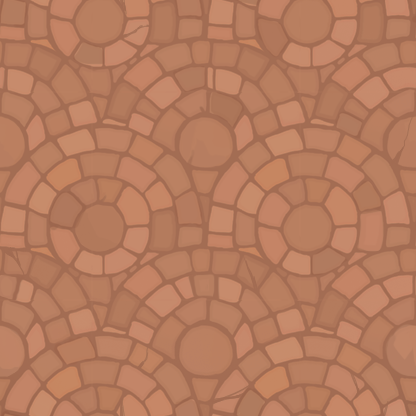
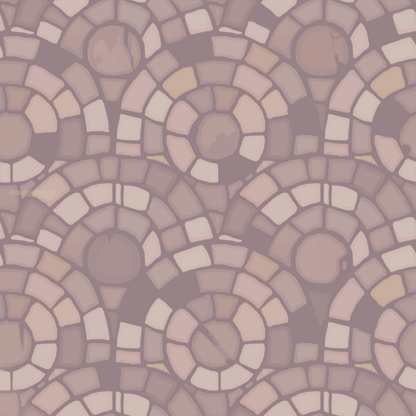
Revision of a layered 416 x 416 image; what changed, layer by layer:
added group "Groupe 10" with 4 layers above "Calque 5 copie 2" over box(0, 0, 416, 416)
added layer "Calque 7" (20%) in group "Groupe 10" over box(0, 0, 416, 416)
added layer "Calque 6" (soft light) in group "Groupe 10" over box(0, 0, 416, 416)
added layer "Calque 5" (20%) in group "Groupe 10" over box(0, 0, 416, 416)
hid "Calque 5 copie 2", opacity 100% → 20%, blend normal → lighter color, moved it above "Calque 5 copie", painted on it over box(0, 0, 416, 416)
added layer "Calque 10" (lighter color, 61%) above "Calque 9" over box(0, 0, 416, 416)
added layer "Calque 9" above "Calque 8" over box(27, 2, 408, 391)
renamed "Calque 9" to "Calque 8", opacity 50% → 100%, painted on it over box(0, 0, 416, 416)
added layer "Groupe 9 copie 4" above "Groupe 9" over box(0, 0, 416, 416)
